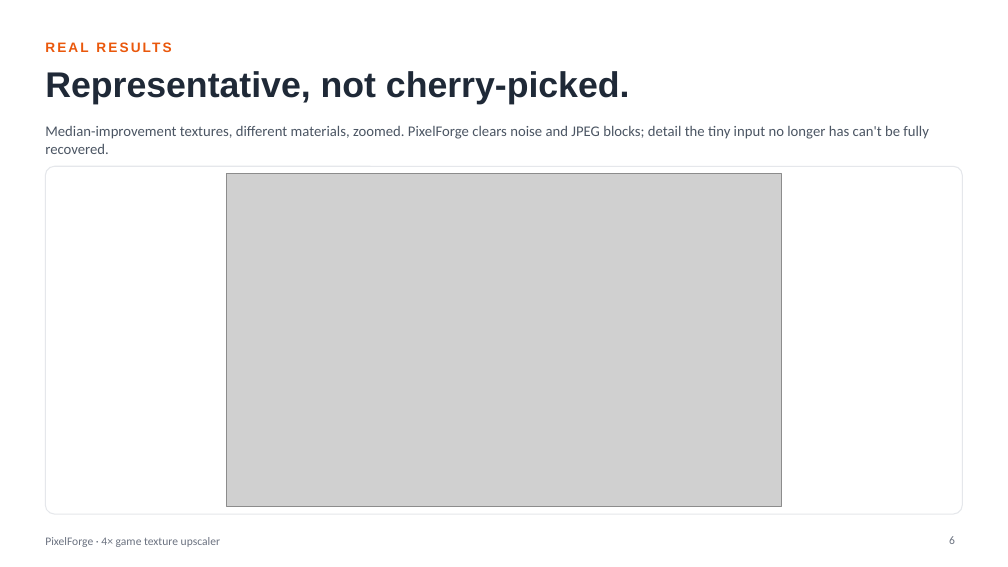
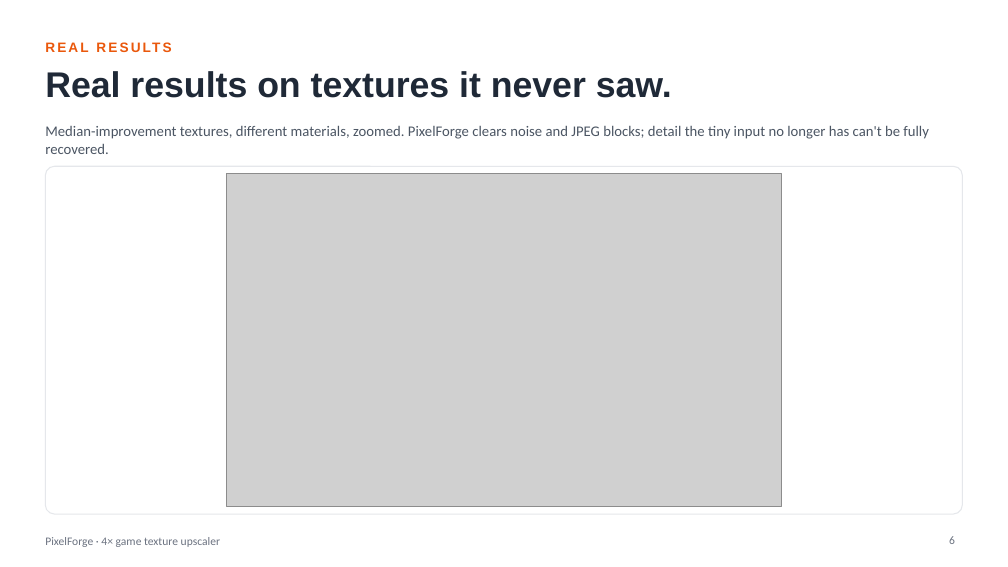
Before and after one commit to Priyanshu-Singh-git/pixelforge, a slide deck: slide 6 of presentation/deck.pptx. Drawn at 1008x567 pixels with LibreOffice and Linux fonts; fonts in the diff are those of the drawing; grey boxes stand for pictures. Boxes give left, top, right and bottom in pixels: in the first picture for what was removed or moved away, otherwise in the second. Text is boxed around its words. In the diff, an @@ line names an element or a change of style, - is before the commit and + after.

```diff
--- a/presentation/deck.pptx
+++ b/presentation/deck.pptx
@@ title at (45, 71, 672, 98): text changed @@
-Representative, not cherry-picked.
+Real results on textures it never saw.
```
Also in this commit, not shown: 1 other slide changed, 6 other files.
